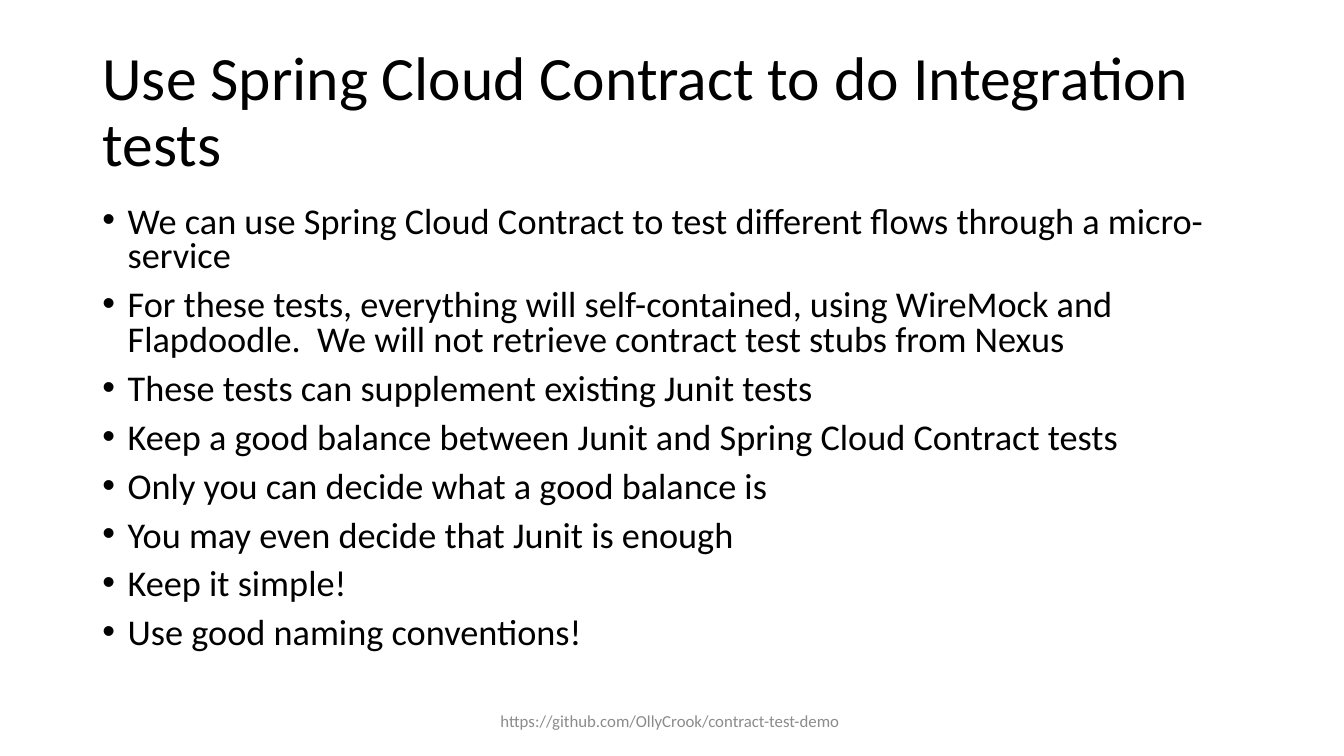
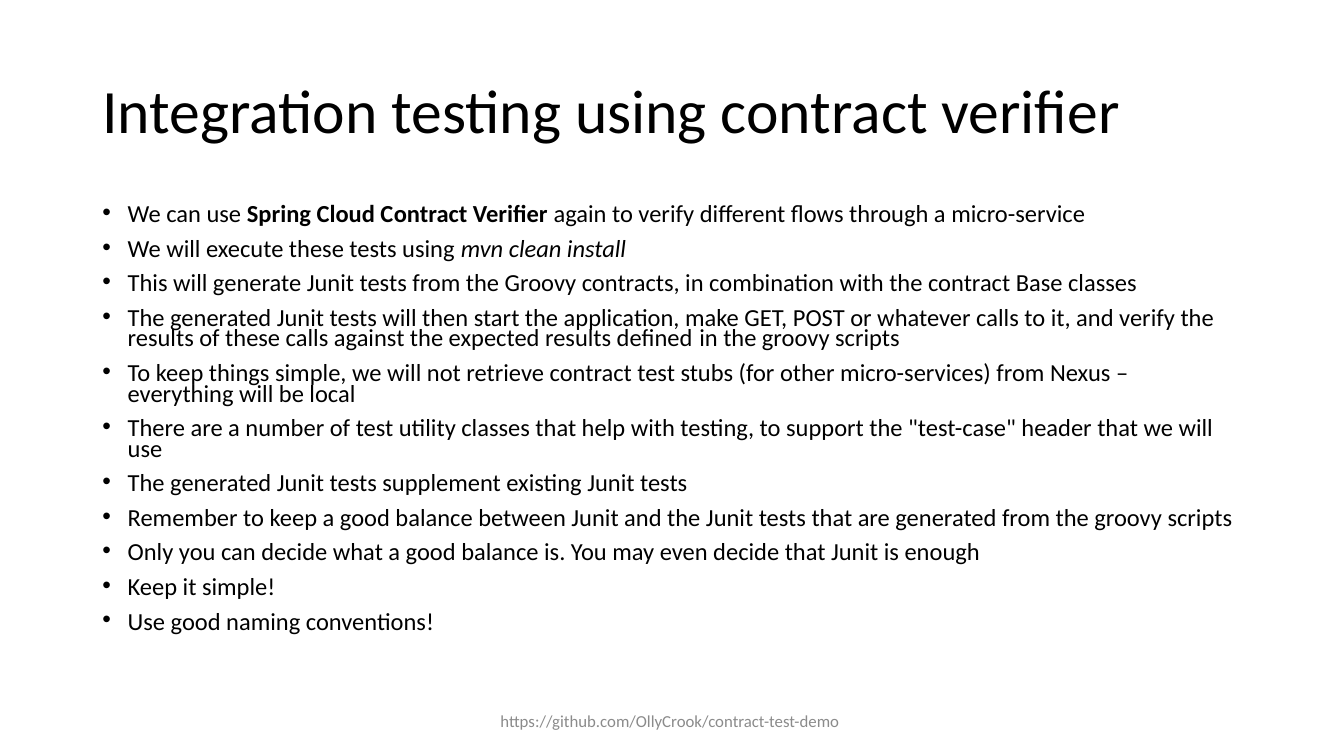
Before and after one commit to OllyCrook/contract-test-demo, a slide deck: slide 28 of Contract-testing-presentation.pptx (slide 14 before the commit). Drawn at 1344x756 pixels with LibreOffice and Linux fonts; fonts in the diff are those of the drawing. Boxes give left, top, right and bottom in pixels: in the first picture for what was removed or moved away, otherwise in the second. Text is boxed around its words. In the diff, an @@ line names an element or a change of style, - is before the commit and + after.

```diff
--- a/Contract-testing-presentation.pptx
+++ b/Contract-testing-presentation.pptx
@@ title at [102,90,1120,144]: text changed @@
-Use Spring Cloud Contract to do Integration tests
+Integration testing using contract verifier
@@ text at [128,204,1233,565]: text changed; size 25.9 to 17.5 pt @@
-• We can use Spring Cloud Contract to test different flows through a micro-service
-• For these tests, everything will self-contained, using WireMock and Flapdoodle. We will not retrieve contract test stubs from Nexus
-• These tests can supplement existing Junit tests
-• Keep a good balance between Junit and Spring Cloud Contract tests
-• Only you can decide what a good balance is
-• You may even decide that Junit is enough
+• We can use Spring Cloud Contract Verifier again to verify different flows through a micro-service
+• We will execute these tests using mvn clean install
+• This will generate Junit tests from the Groovy contracts, in combination with the contract Base classes
+• The generated Junit tests will then start the application, make GET, POST or whatever calls to it, and verify the results of these calls against the expected results defined in the groovy scripts
+• To keep things simple, we will not retrieve contract test stubs (for other micro-services) from Nexus – everything will be local
+• There are a number of test utility classes that help with testing, to support the "test-case" header that we will use
+• The generated Junit tests supplement existing Junit tests
+• Remember to keep a good balance between Junit and the Junit tests that are generated from the groovy scripts
+• Only you can decide what a good balance is. You may even decide that Junit is enough
@@ text at [128,578,434,635]: size 25.9 to 17.5 pt in "Keep it simple!", "Use good naming conventions!"; line spacing 0.8 to 0.7 @@
```
Also in this commit, not shown: 16 other slides changed, 20 slides added, 25 other files.
